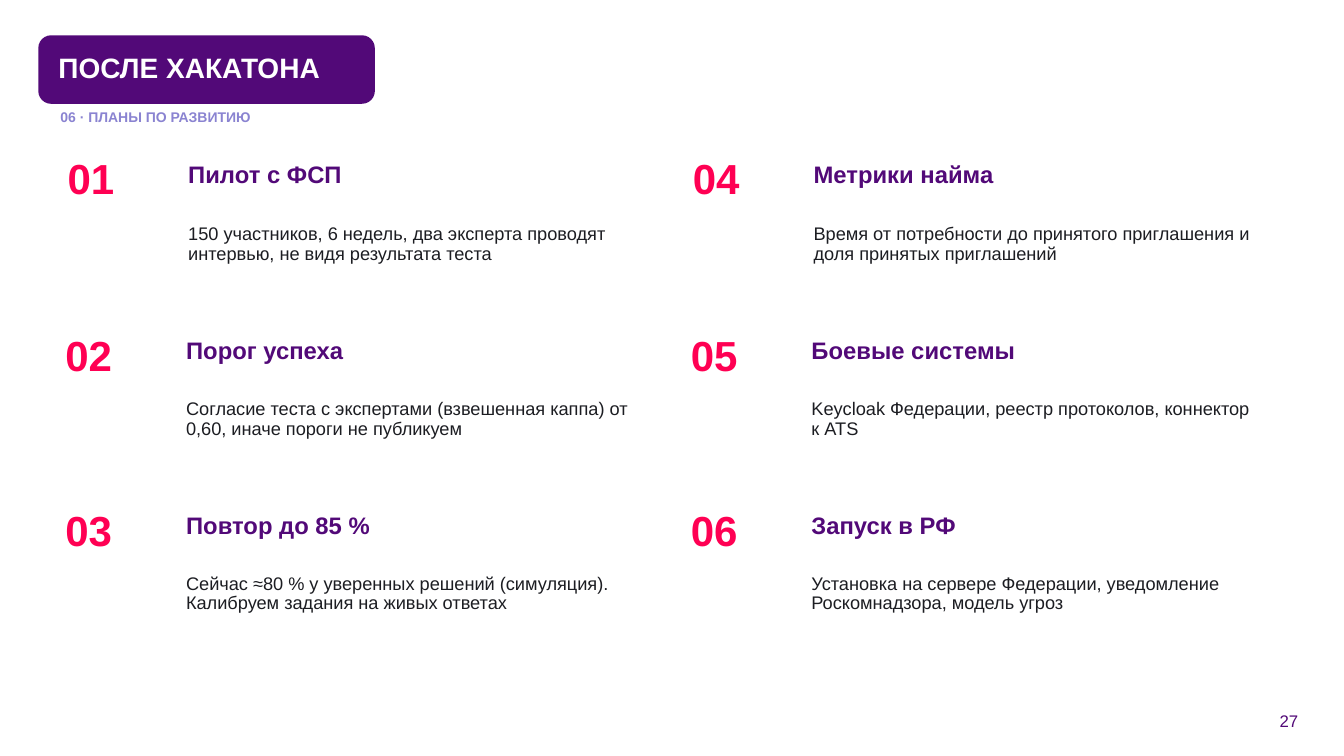
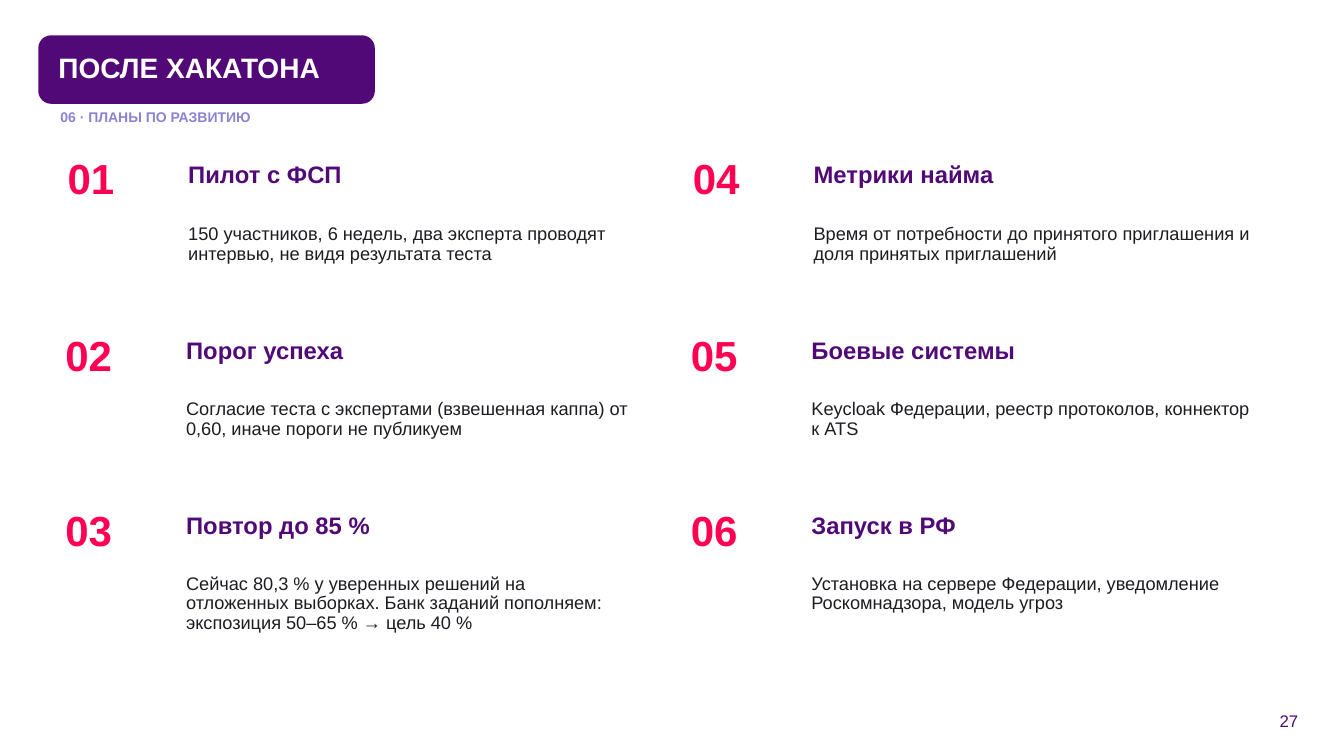
Before and after one commit to KonkovDV/fsp-talent, a slide deck: slide 27 of submission/03-presentation/FSP_Talent_presentation.pptx. Drawn at 1344x756 pixels with LibreOffice and Linux fonts; fonts in the diff are those of the drawing; background and template pictures are left out. Boxes give left, top, right and bottom in pixels: in the first picture for what was removed or moved away, otherwise in the second. Text is boxed around its words. In the diff, an @@ line names an element or a change of style, - is before the commit and + after.

```diff
--- a/submission/03-presentation/FSP_Talent_presentation.pptx
+++ b/submission/03-presentation/FSP_Talent_presentation.pptx
@@ text at <box>186,576,602,633</box>: text changed @@
-Сейчас ≈80 % у уверенных решений (симуляция). Калибруем задания на живых ответах
+Сейчас 80,3 % у уверенных решений на отложенных выборках. Банк заданий пополняем: экспозиция 50–65 % → цель 40 %
```
Also in this commit, not shown: 23 other slides changed, 1 other file.
